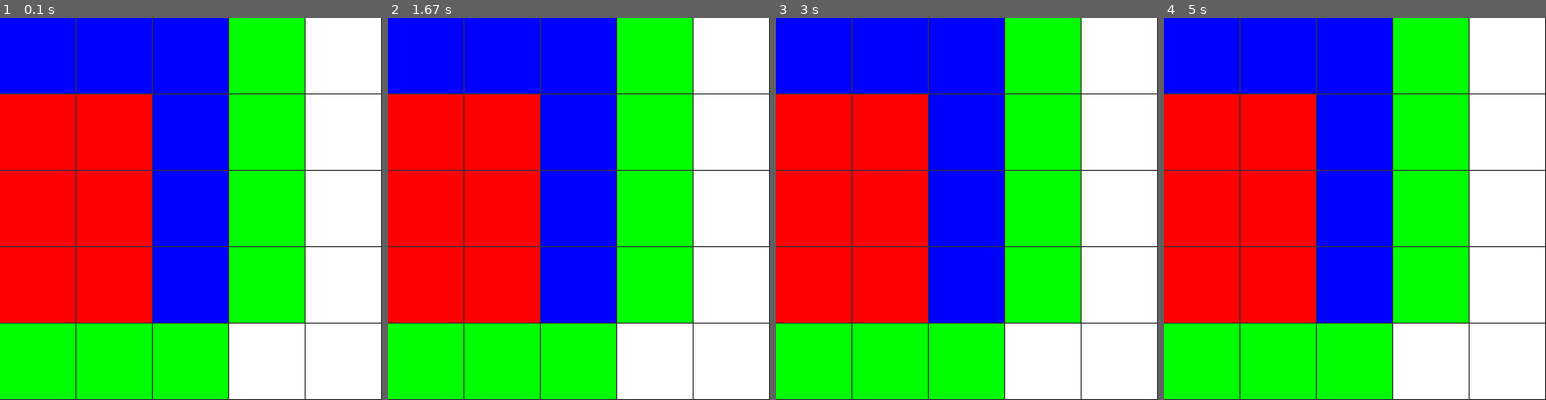
Above: before the commit, frames 1-4 (left to right).
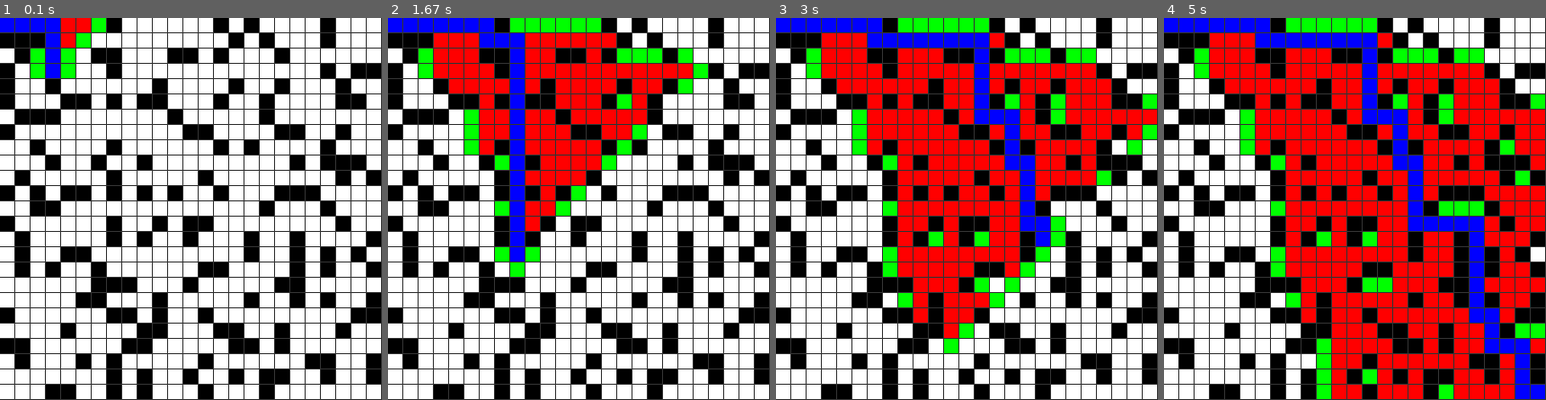
Above: after the commit, the same moments.

Repository: DHameete/pygames
Game: pygame game, started from 08_AstarAlgorithm/main.py
The game is run twice, just before and just after one commit, with the same random seed, the same clock (stepped at 60 frames per second) and the same inputs.
Inputs:
- Up to frame 1 (0.1 s): no input
- Up to frame 2 (1.67 s): tap Enter at 0.33 s
- Up to frame 3 (3 s): no input
- Up to frame 4 (5 s): no input

The runs differ from the first frame. In frame 1, 81% of the frame differs, in the area x 0-100%, y 0-100%; in frame 2, 78%; in frame 3, 76%; in frame 4, 86%.

Commit message:
Added gaps to the map

Diff:
--- a/08_AstarAlgorithm/main.py
+++ b/08_AstarAlgorithm/main.py
@@ -26,8 +26,8 @@
     displaysurface.fill((51, 51, 51))
 
 
-    rows = 5
-    cols = 5
+    rows = 25
+    cols = 25
 
 
     # Making 2D-grid
@@ -40,7 +40,10 @@
     closedSets = []
 
     start = grid.spots[0][0]
-    end = grid.spots[-2][-3]
+    end = grid.spots[-1][-1]
+
+    start.wall = False
+    end.wall = False
 
     openSets.append(start)
 
@@ -53,6 +56,10 @@
                 return False
 
         while running:
+            for event in pygame.event.get():
+                if event.type == QUIT:
+                    return False
+
             if (len(openSets) > 0):
                 current = openSets[0]
 
@@ -73,6 +80,9 @@
                     if neighbor in closedSets:
                         continue
 
+                    if neighbor.wall:
+                        continue
+
                     tempG = current.g + 1
                     if neighbor in openSets:
                         if tempG < neighbor.g:
@@ -86,8 +96,9 @@
                     neighbor.previous = current
             else:
                 # no solution
-                # print("No solution")
-                pass
+                running = False
+                print("No solution")
+
 
             # Show grid
             grid.show(displaysurface)
--- a/08_AstarAlgorithm/spot.py
+++ b/08_AstarAlgorithm/spot.py
@@ -1,5 +1,6 @@
 import pygame
 from settings import *
+from random import randint
 
 
 class Spot:
@@ -15,12 +16,20 @@
         self.g = 0
         self.h = 0
 
+        self.wall = False
+        if randint(0,10) < 3:
+            self.wall = True
+
+
         self.neighbors = []
         self.previous = None
 
 
     def show(self, surface, color = WHITE):
-        pygame.draw.rect(surface, color, (self.c * self.width, self.r * self.height, self.width-1, self.height-1))
+        if self.wall:
+            pygame.draw.rect(surface, (0,0,0), (self.c * self.width, self.r * self.height, self.width-1, self.height-1))
+        else:
+            pygame.draw.rect(surface, color, (self.c * self.width, self.r * self.height, self.width-1, self.height-1))
 
 
     def addNeighbors(self,neighbor):
